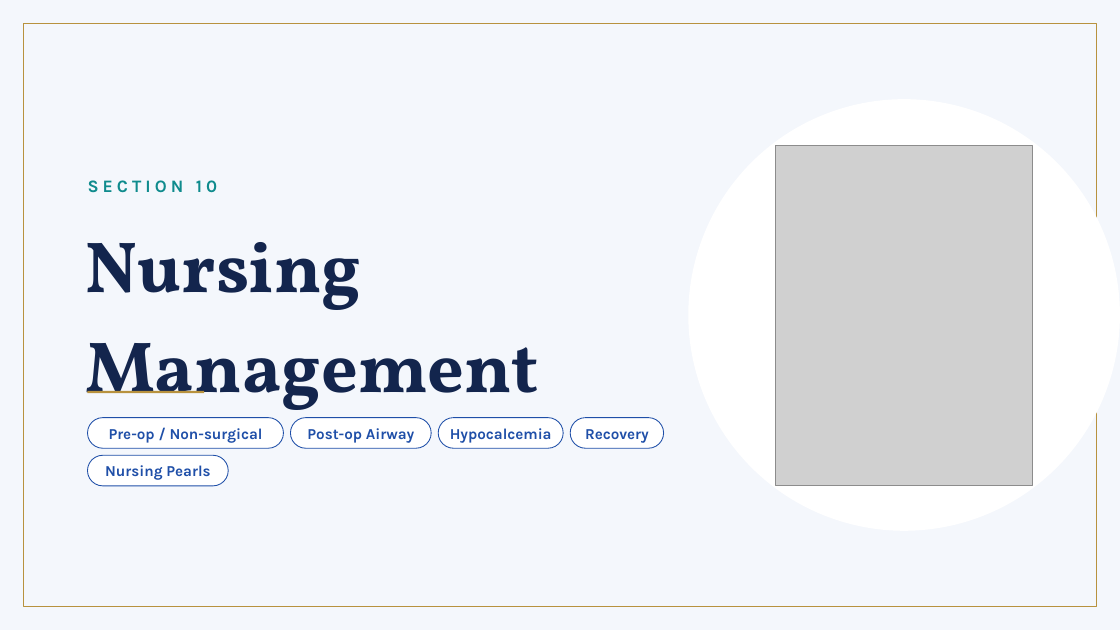
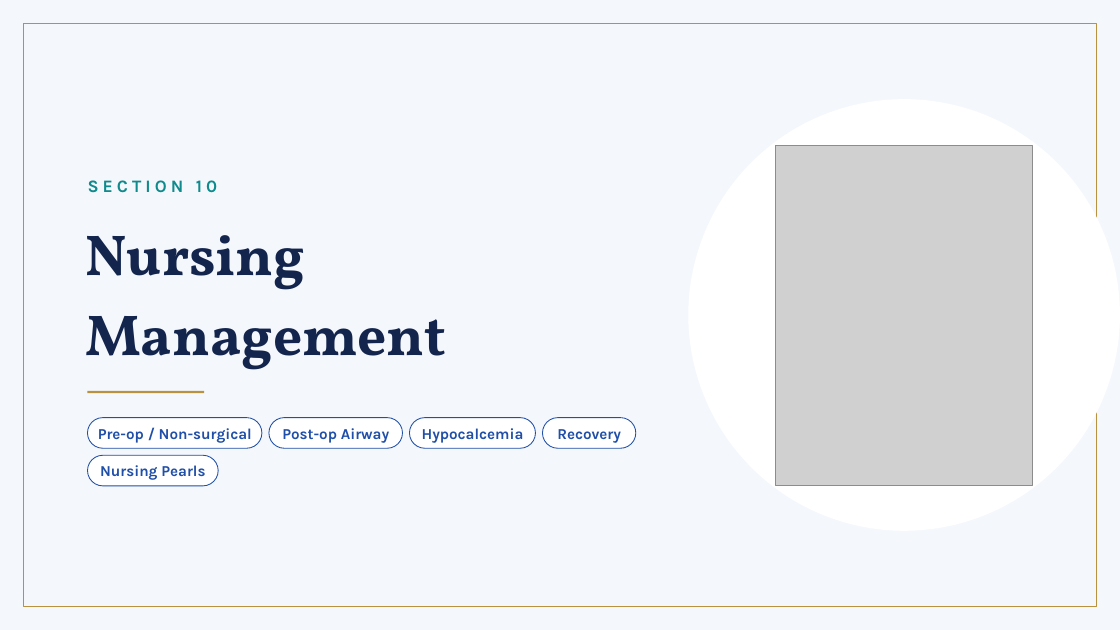
Before and after one commit to amrkarm548-ops/DSLIDES, a slide deck: slide 32 of Goiter_Presentation.pptx. Drawn at 1120x630 pixels with LibreOffice and Linux fonts; fonts in the diff are those of the drawing; grey boxes stand for pictures. Boxes give left, top, right and bottom in pixels: in the first picture for what was removed or moved away, otherwise in the second. Text is boxed around its words. In the diff, an @@ line names an element or a change of style, - is before the commit and + after.

Commit message:
Fix text overflow: real-font text measurement, shrink-to-fit text frames, one-line font scaling

```diff
--- a/Goiter_Presentation.pptx
+++ b/Goiter_Presentation.pptx
@@ text "Nursing Management" at (85, 235, 446, 370): size 62 to 49.3 pt @@
@@ rounded rectangle: place and size @@
-rounded rectangle at (87, 418, 283, 448)
+rounded rectangle at (87, 418, 262, 448)
@@ rounded rectangle: place and size @@
-rounded rectangle at (291, 418, 432, 448)
+rounded rectangle at (269, 418, 402, 448)
@@ 2 texts, 2 rounded rectangles: place and size @@
-2 texts, 2 rounded rectangles at (439, 418, 664, 448)
+2 texts, 2 rounded rectangles at (409, 418, 636, 448)
@@ text "Pre-op / Non-surgical": place and size @@
-text "Pre-op / Non-surgical" at (109, 428, 263, 443)
+text "Pre-op / Non-surgical" at (98, 428, 252, 443)
@@ text "Post-op Airway": place and size @@
-text "Post-op Airway" at (307, 428, 414, 443)
+text "Post-op Airway" at (282, 428, 389, 443)
@@ text "Nursing Pearls": place and size @@
-text "Nursing Pearls" at (105, 465, 210, 480)
+text "Nursing Pearls" at (100, 465, 205, 480)
@@ rounded rectangle: place and size @@
-rounded rectangle at (87, 455, 229, 486)
+rounded rectangle at (87, 455, 218, 486)
```
Also in this commit, not shown: 15 other slides changed.
